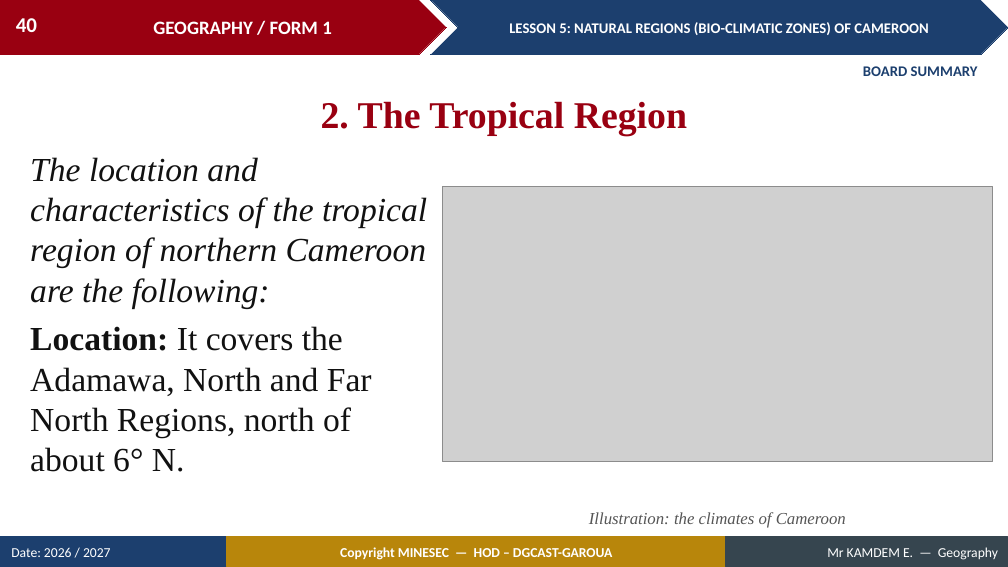
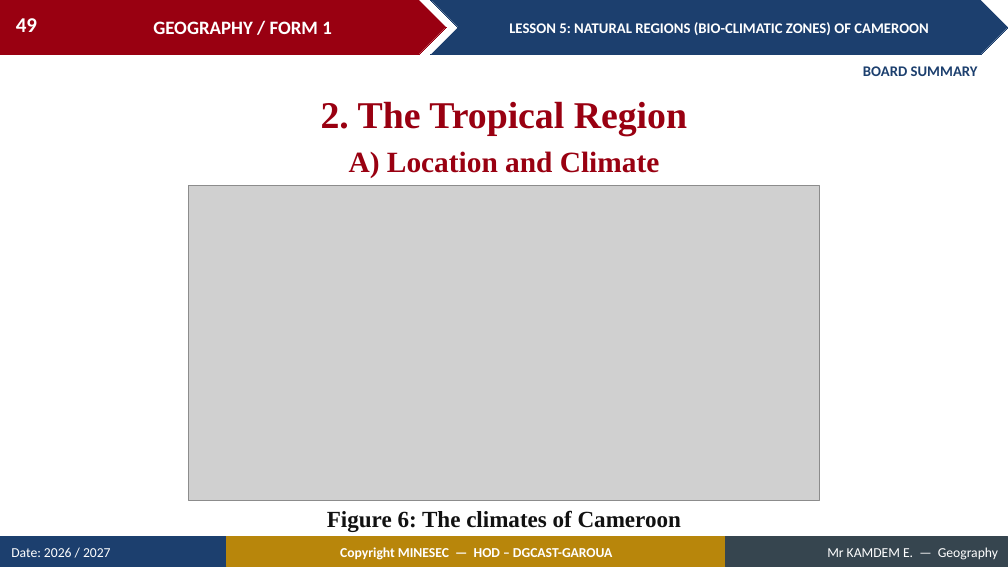
Before and after one commit to Berthautk/linea-github, a slide deck: slide 49 of lecons/F1/08_F1_M2_L05_Natural_Regions_Bio_climatic_Zones_of_Cameroon.pptx (slide 40 before the commit). Drawn at 1008x567 pixels with LibreOffice and Linux fonts; fonts in the diff are those of the drawing; grey boxes stand for pictures. Boxes give left, top, right and bottom in pixels: in the first picture for what was removed or moved away, otherwise in the second. Text is boxed around its words. In the diff, an @@ line names an element or a change of style, - is before the commit and + after.

```diff
--- a/lecons/F1/08_F1_M2_L05_Natural_Regions_Bio_climatic_Zones_of_Cameroon.pptx
+++ b/lecons/F1/08_F1_M2_L05_Natural_Regions_Bio_climatic_Zones_of_Cameroon.pptx
@@ page number at box(16, 18, 37, 32): text changed @@
-40
+49
@@ text "A) Location and Climate" at box(349, 151, 659, 178): vertical alignment top to middle @@
@@ text at box(349, 151, 659, 178): text changed; size 32 to 28 pt; text colour #111111 to #990011; bold on; italic off @@
-The location and characteristics of the tropical region of northern Cameroon are the following:
-Location: It covers the Adamawa, North and Far North Regions, north of about 6° N.
+A) Location and Climate
@@ picture: place and size @@
-picture at box(442, 186, 993, 461)
+picture at box(189, 185, 820, 501)
@@ text at box(327, 510, 681, 532): text changed; size 16 to 22 pt; text colour #555555 to #111111; bold on; italic off @@
-Illustration: the climates of Cameroon
+Figure 6: The climates of Cameroon
```
Also in this commit, not shown: 32 other slides changed, 20 slides added, 4 slides removed, 5 other files.
